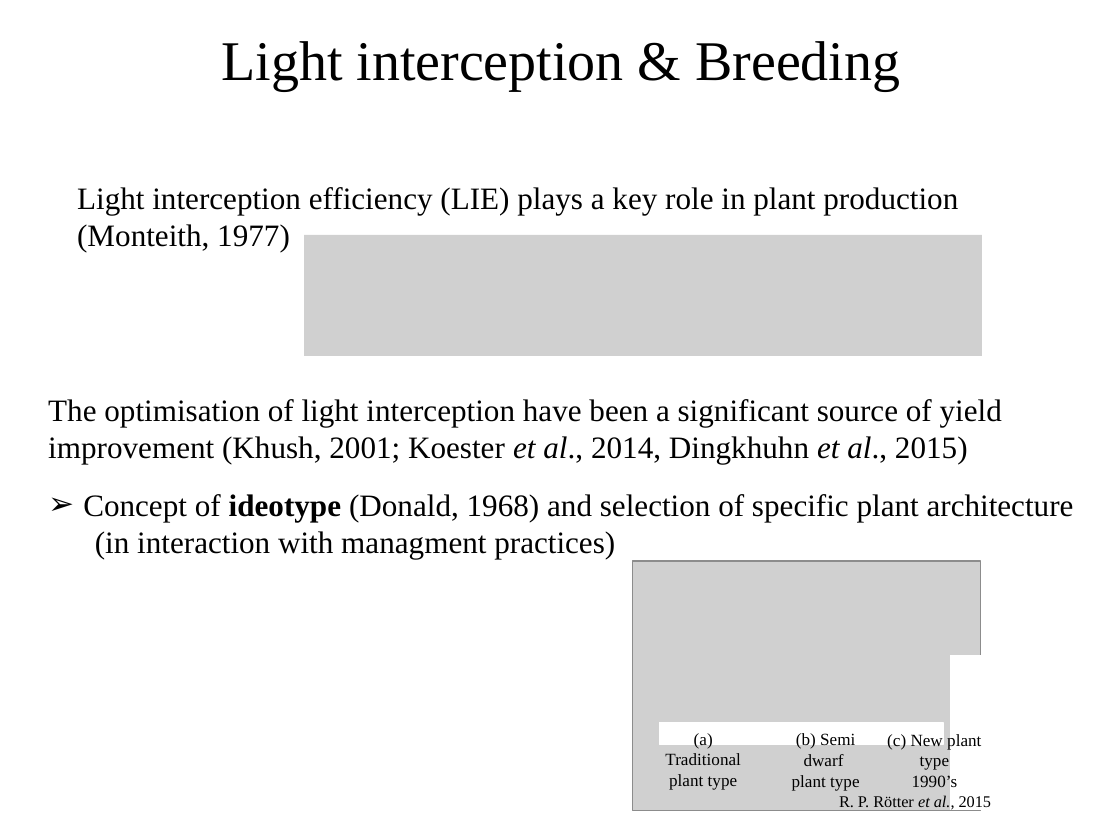
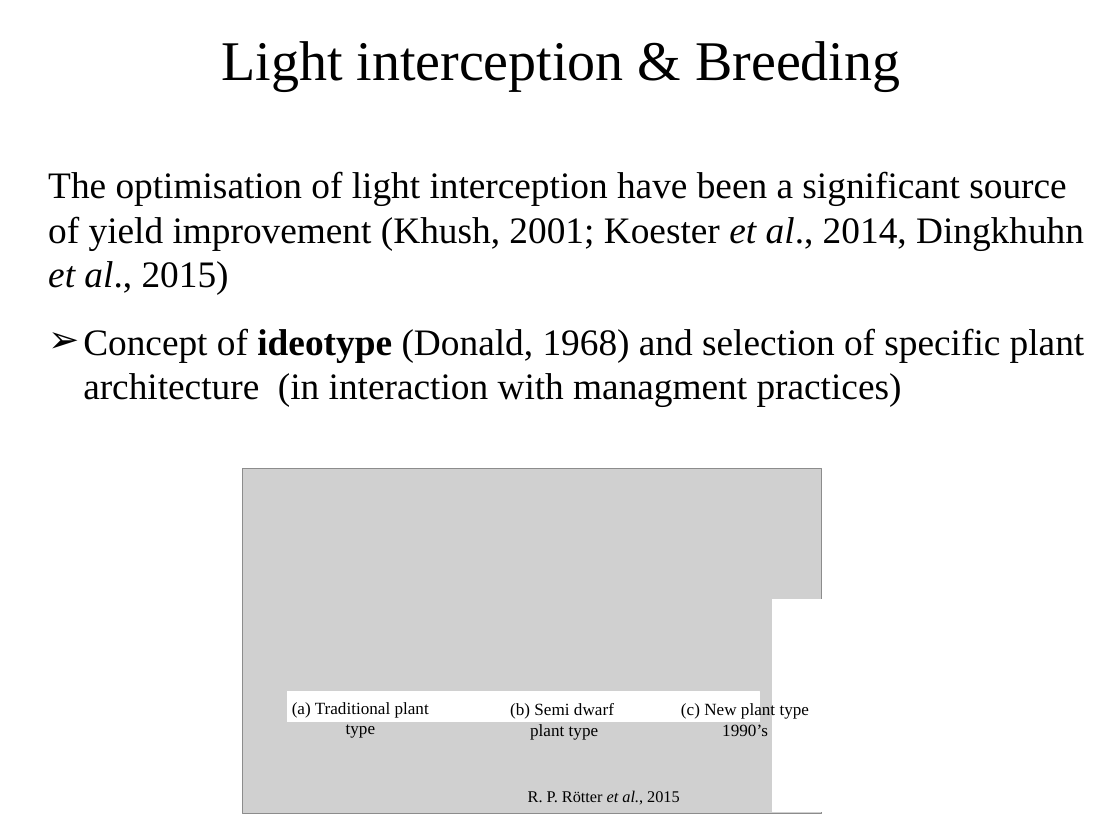
Before and after one commit to openalea-training/supagro_training_2018, a slide deck: slide 6 of TD_1/Intro.pptx (slide 3 before the commit). Drawn at 1120x840 pixels with LibreOffice and Linux fonts; fonts in the diff are those of the drawing; grey boxes stand for pictures. Boxes give left, top, right and bottom in pixels: in the first picture for what was removed or moved away, otherwise in the second. Text is boxed around its words. In the diff, an @@ line names an element or a change of style, - is before the commit and + after.

```diff
--- a/TD_1/Intro.pptx
+++ b/TD_1/Intro.pptx
@@ text "The optimisation of light interception ..." moved from (x1=48, y1=399, x2=1074, y2=559) to (x1=48, y1=171, x2=1085, y2=407) @@
@@ text at (x1=48, y1=171, x2=1084, y2=295): size 20 to 24 pt in "The optimisation of light interception have been ..." @@
@@ text removed at (x1=77, y1=187, x2=958, y2=252) @@
-Light interception efficiency (LIE) plays a key role in plant production (Monteith, 1977)
@@ picture removed at (x1=305, y1=235, x2=982, y2=356) @@
@@ text at (x1=83, y1=328, x2=1085, y2=407): text changed; size 20 to 24 pt @@
-➢ Concept of ideotype (Donald, 1968) and selection of specific plant architecture
-(in interaction with managment practices)
+➢ Concept of ideotype (Donald, 1968) and selection of specific plant architecture (in interaction with managment practices)
@@ picture resized from (x1=633, y1=561, x2=981, y2=811) to (x1=243, y1=468, x2=822, y2=813) @@
@@ rectangle resized from (x1=951, y1=655, x2=1107, y2=809) to (x1=773, y1=599, x2=1033, y2=812) @@
@@ text "(a) Traditional plant type" rewrapped from (x1=665, y1=733, x2=741, y2=790) to (x1=292, y1=702, x2=429, y2=738) @@
@@ rectangle resized from (x1=660, y1=722, x2=943, y2=745) to (x1=287, y1=691, x2=759, y2=721) @@
@@ text "(b) Semi dwarf" rewrapped from (x1=792, y1=732, x2=859, y2=791) to (x1=510, y1=703, x2=614, y2=740) @@
@@ text "(c) New plant type" rewrapped from (x1=887, y1=732, x2=981, y2=791) to (x1=681, y1=701, x2=809, y2=736) @@
@@ text "R. P. Rötter et al., ..." moved from (x1=839, y1=794, x2=991, y2=811) to (x1=528, y1=790, x2=679, y2=804) @@
```
Also in this commit, not shown: 2 other slides changed, 4 slides added, 1 slide removed.
